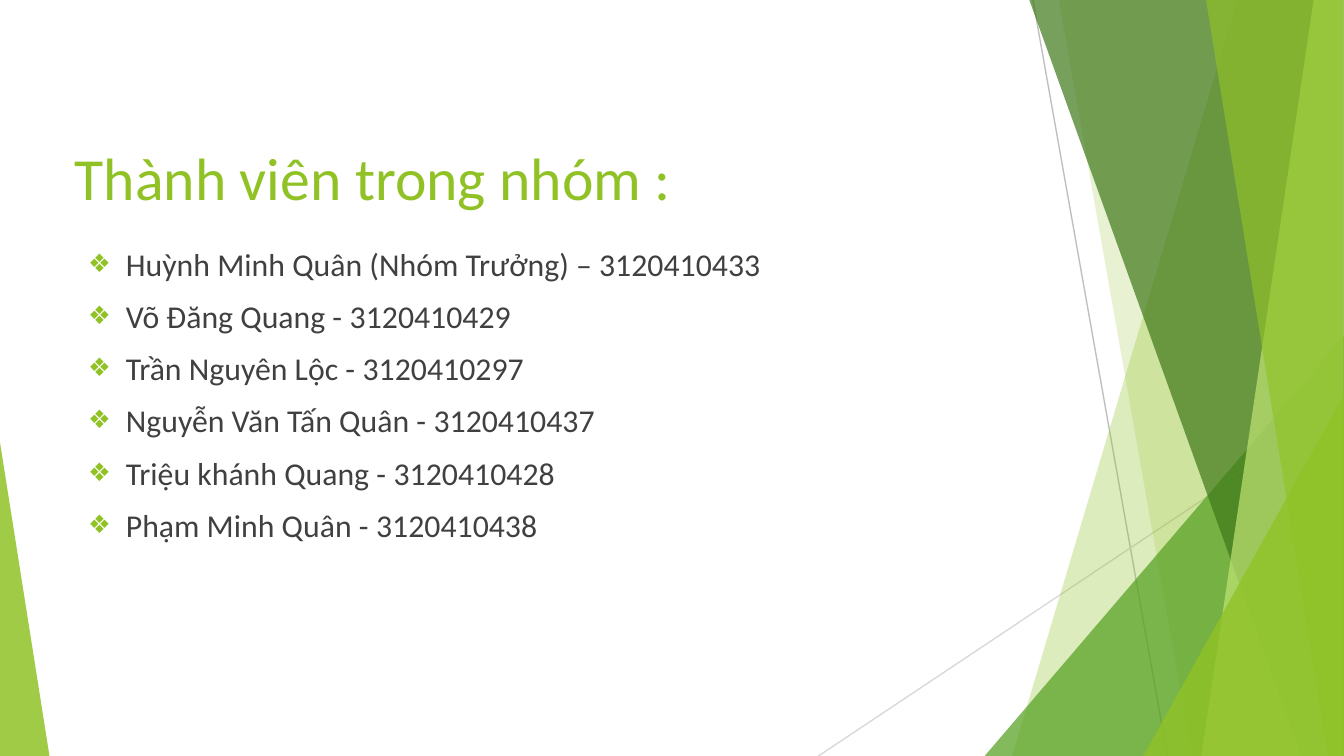
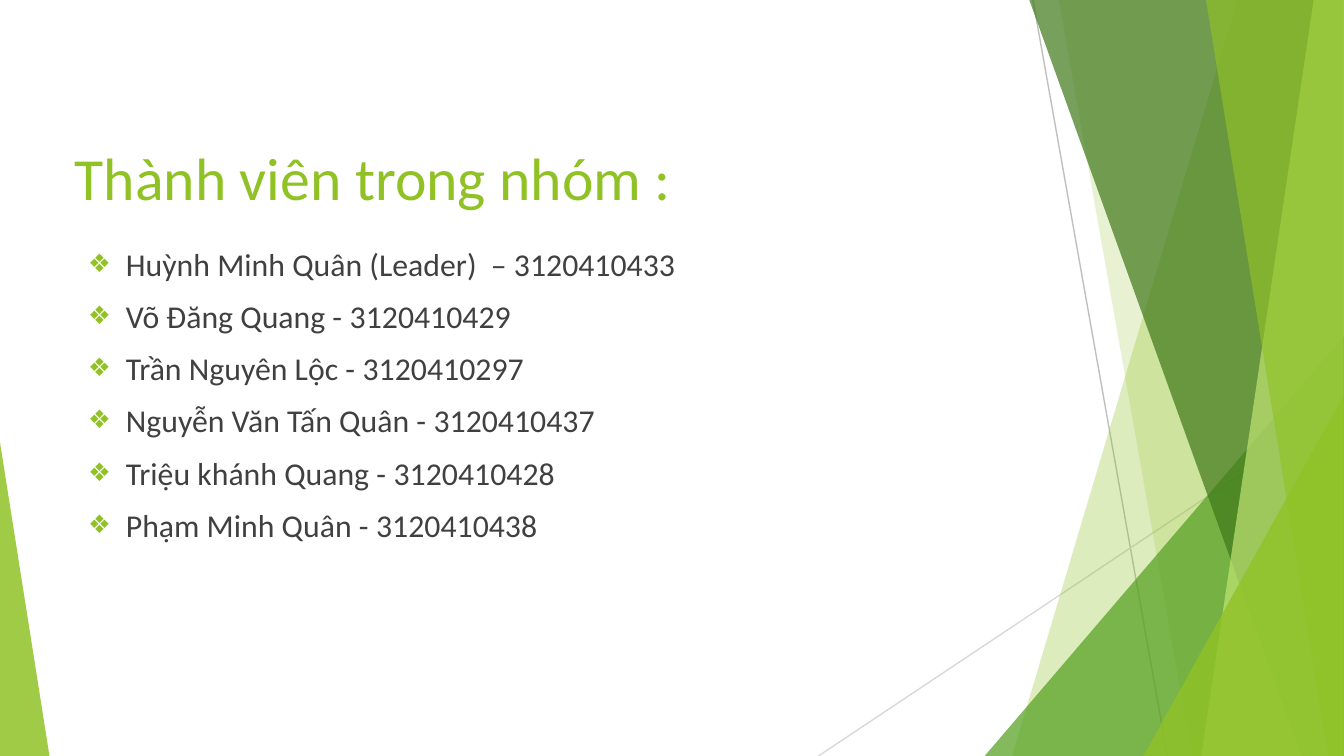
Before and after one commit to EdgarIgnite16/MSP-Project, a slide deck: slide 2 of Report/Nhom9_SingedShop_FinalUltimateVersion.pptx. Drawn at 1344x756 pixels with LibreOffice and Linux fonts; fonts in the diff are those of the drawing. Boxes give left, top, right and bottom in pixels: in the first picture for what was removed or moved away, otherwise in the second. Text is boxed around its words. In the diff, an @@ line names an element or a change of style, - is before the commit and + after.

```diff
--- a/Report/Nhom9_SingedShop_FinalUltimateVersion.pptx
+++ b/Report/Nhom9_SingedShop_FinalUltimateVersion.pptx
@@ text at [126, 253, 675, 281]: text changed @@
-❖ Huỳnh Minh Quân (Nhóm Trưởng) – 3120410433
+❖ Huỳnh Minh Quân (Leader) – 3120410433
```
Also in this commit, not shown: 5 other slides changed, 1 other file.
